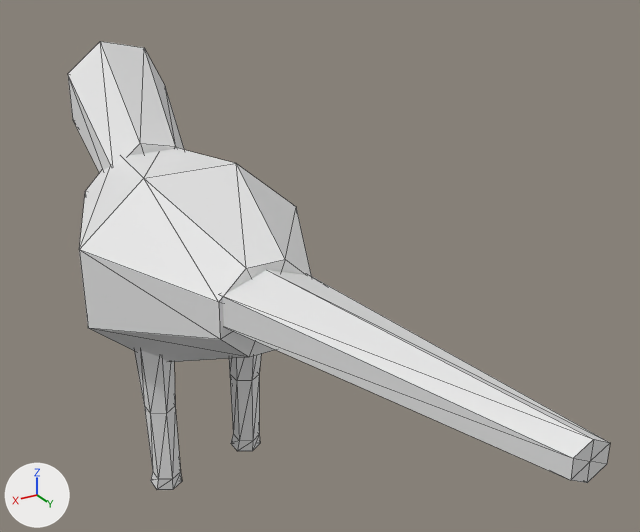
An edit to the OBJ model data/animals/gaviao/eat/5.obj, drawn before and after from the same camera.
Rendered twice from a 50 mm camera at (0.436, 1.059, 0.815) aimed at (-0.107, 0.154, 0.362). The axes (+X, +Y, +Z) are drawn at lower left. The lights are the same throughout. The older version comes first. Mesh edges are drawn as thin lines. Where no turn or scale is listed for an object, it has been applied to the vertices.

Names of what the first picture shows: 'gaviao_eat_5'.
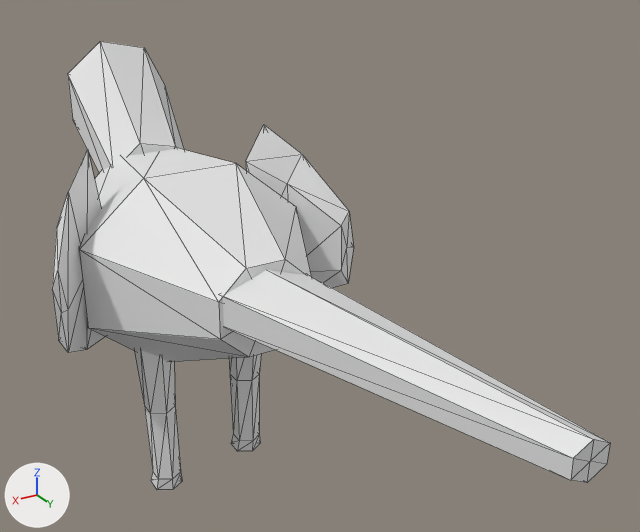
Diff of the bpy script that builds the scene:
```diff
--- a/data/animals/gaviao/eat/5.obj.py
+++ b/data/animals/gaviao/eat/5.obj.py
@@ me_gaviao_eat_5 @@
 # used by ob_gaviao_eat_5; location = (0.0, 0.0, 0.0)
-me_gaviao_eat_5.from_pydata(...)  # 122 vertices, 220 faces; spans x -0.159..0.159, y -0.438..0.682, z 0.0..0.6
+me_gaviao_eat_5.from_pydata(...)  # 156 vertices, 280 faces; spans x -0.216..0.214, y -0.438..0.682, z 0.0..0.6
+# me_gaviao_eat_5 part 1: a new loose piece of 17 vertices spanning x -0.216..-0.108, y -0.054..0.066, z 0.23..0.501
+# me_gaviao_eat_5 part 2: a new loose piece of 17 vertices spanning x 0.103..0.214, y -0.055..0.066, z 0.23..0.501
```

Pixel boxes [x1, y1, x2, y2] of what changed, in the pictures (640 x 532 px):
'gaviao_eat_5', reshaped: before [68, 41, 610, 490]; after [52, 41, 610, 490]
part 1 of me_gaviao_eat_5, added: after [246, 124, 354, 288]
part 2 of me_gaviao_eat_5, added: after [52, 149, 105, 353]
